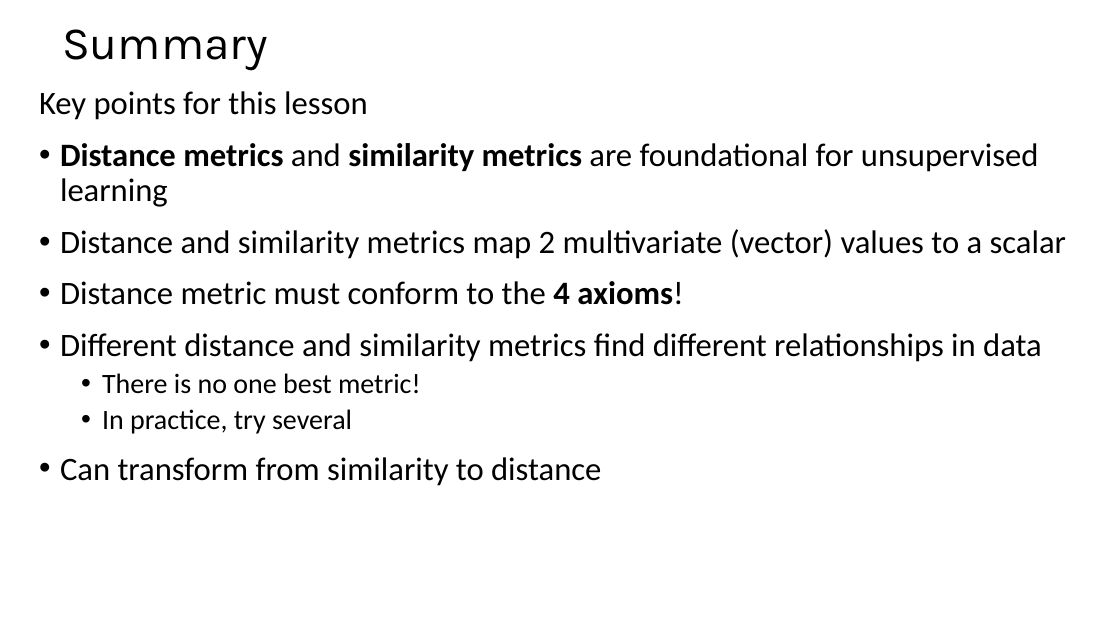
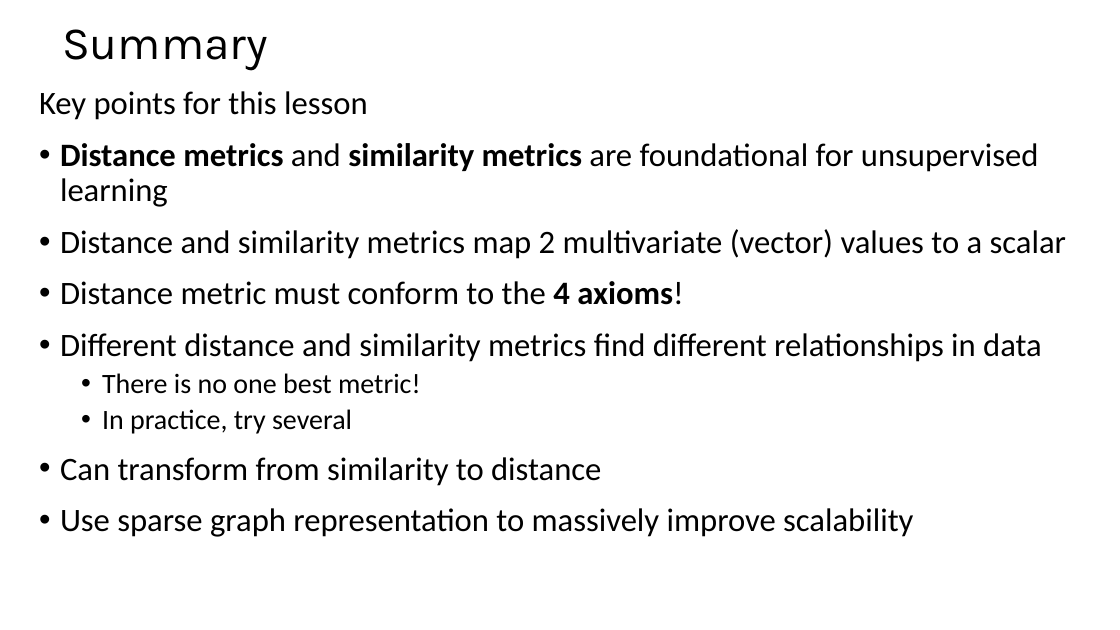
Before and after one commit to harelgabainew/school1, a slide deck: slide 46 of slides/4_DistanceAndSimilarityMeasures.pptx. Drawn at 1120x630 pixels with LibreOffice and Linux fonts; fonts in the diff are those of the drawing. Boxes give left, top, right and bottom in pixels: in the first picture for what was removed or moved away, otherwise in the second. Text is boxed around its words. In the diff, an @@ line names an element or a change of style, - is before the commit and + after.

```diff
--- a/slides/4_DistanceAndSimilarityMeasures.pptx
+++ b/slides/4_DistanceAndSimilarityMeasures.pptx
@@ text at bbox=[60, 508, 913, 537]: paragraph added @@
+• Use sparse graph representation to massively improve scalability
```
Also in this commit, not shown: 7 other slides changed.
